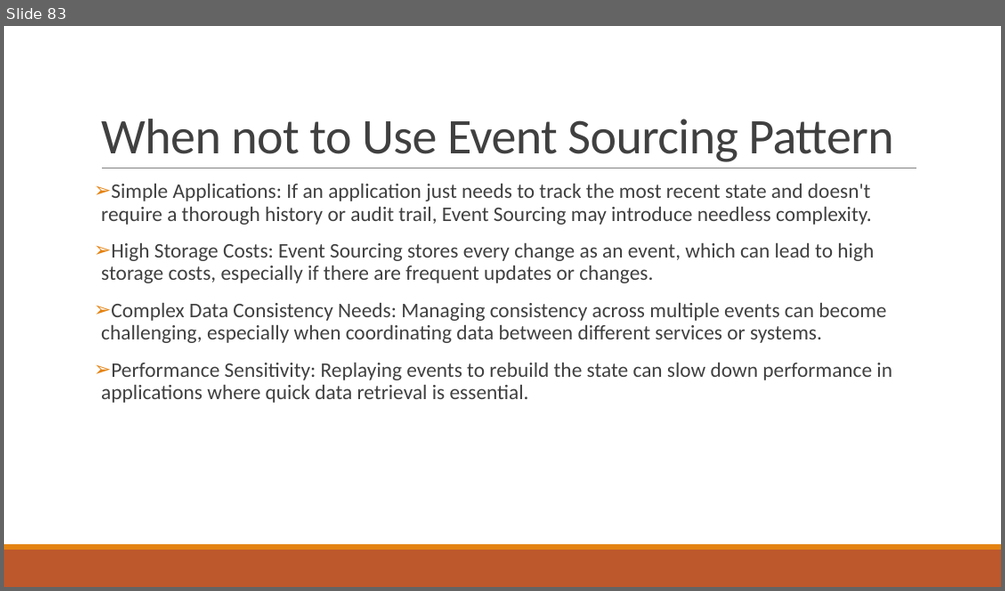
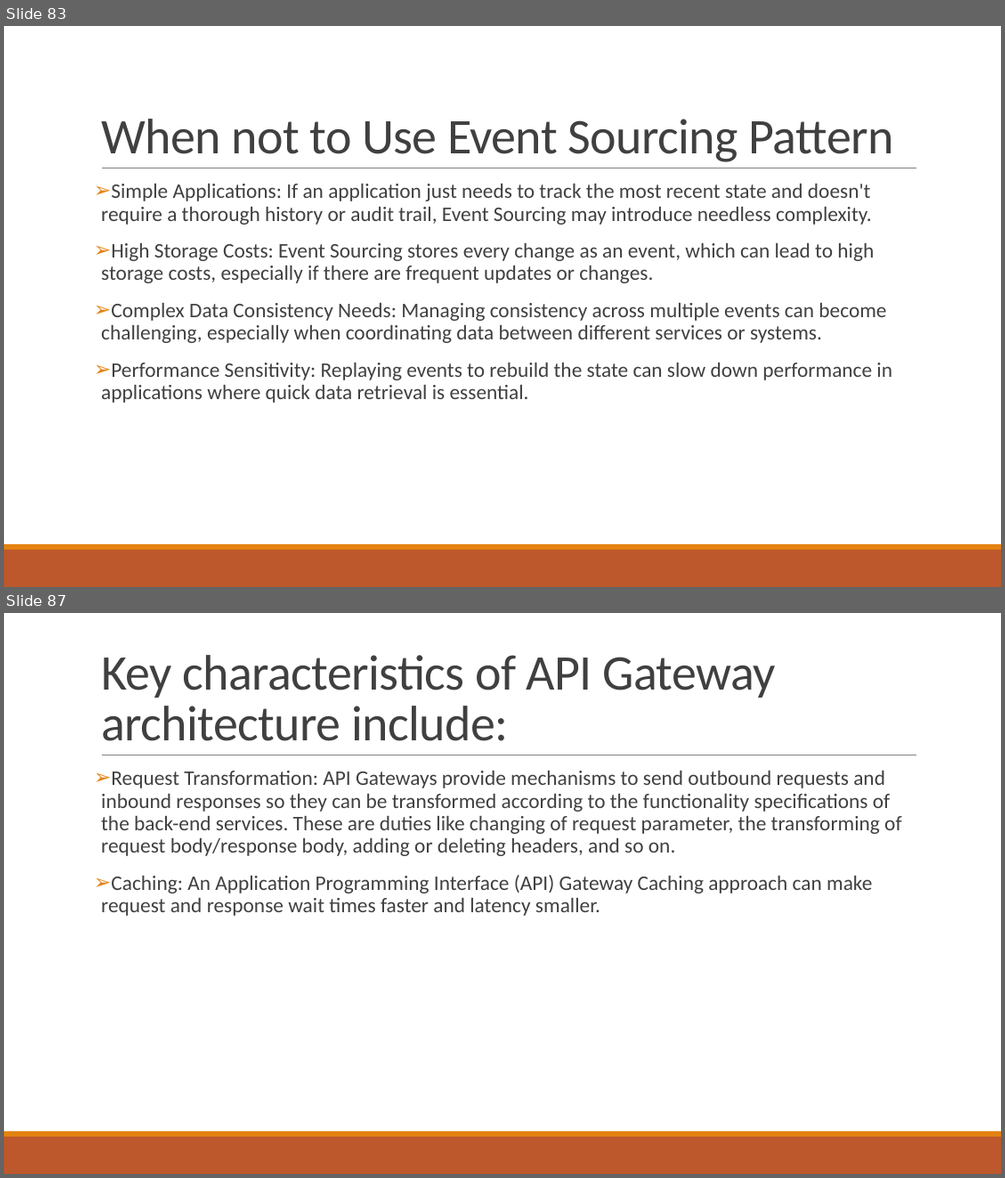
Before and after one commit to Sujatabatra/ThalesAug2025, a slide deck: Microservice Design Patterns.pptx. Shown one above the other, each under a label of ours: slide 83 before the commit, slides 83 and 87 after it; the slides between them are not shown. The pictures are 1005x591 and 1005x1178 pixels, drawn with LibreOffice and Linux fonts; fonts in the diff are those of the drawing. Boxes give left, top, right and bottom in pixels: in the first picture for what was removed or moved away, otherwise in the second. Text is boxed around its words. In the diff, an @@ line names an element or a change of style, - is before the commit and + after.

```diff
--- a/Microservice Design Patterns.pptx
+++ b/Microservice Design Patterns.pptx
@@ slide 87 added at (4, 613, 1001, 1174), background #FFFFFF; not listed: 3 template elements that a slide beside it also shows @@
@@ title added at (101, 655, 775, 741), 48 pt, text #404040 @@
+Key characteristics of API Gateway architecture include:
@@ text added at (101, 771, 901, 916), 20 pt, text #404040 @@
+➢ Request Transformation: API Gateways provide mechanisms to send outbound requests and inbound responses so they can be transformed according to the functionality specifications of the back-end services. These are duties like changing of request parameter, the transforming of request body/response body, adding or deleting headers, and so on.
+➢ Caching: An Application Programming Interface (API) Gateway Caching approach can make request and response wait times faster and latency smaller.
```
Also in this commit, not shown: 72 other slides added.
